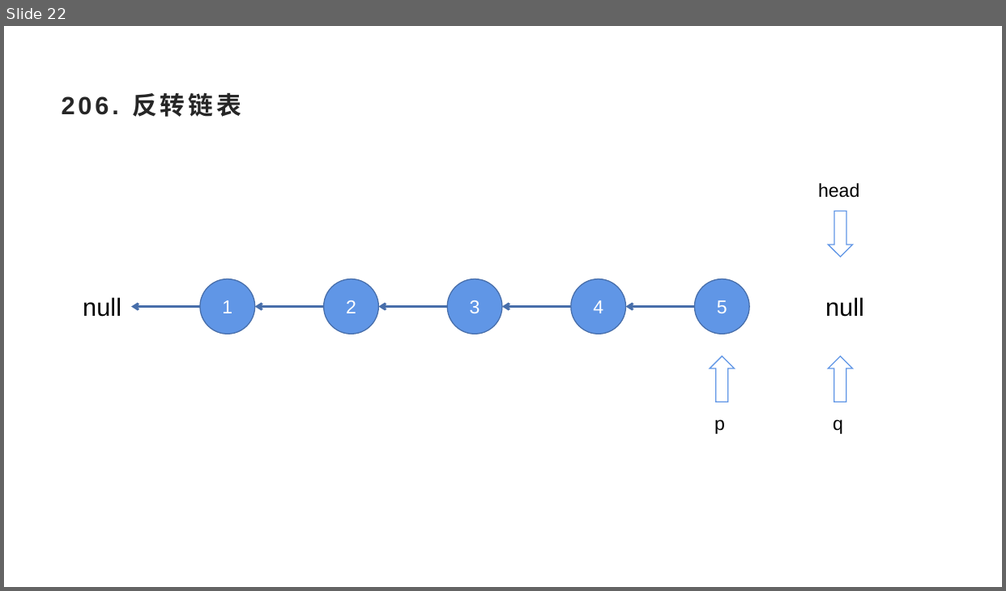
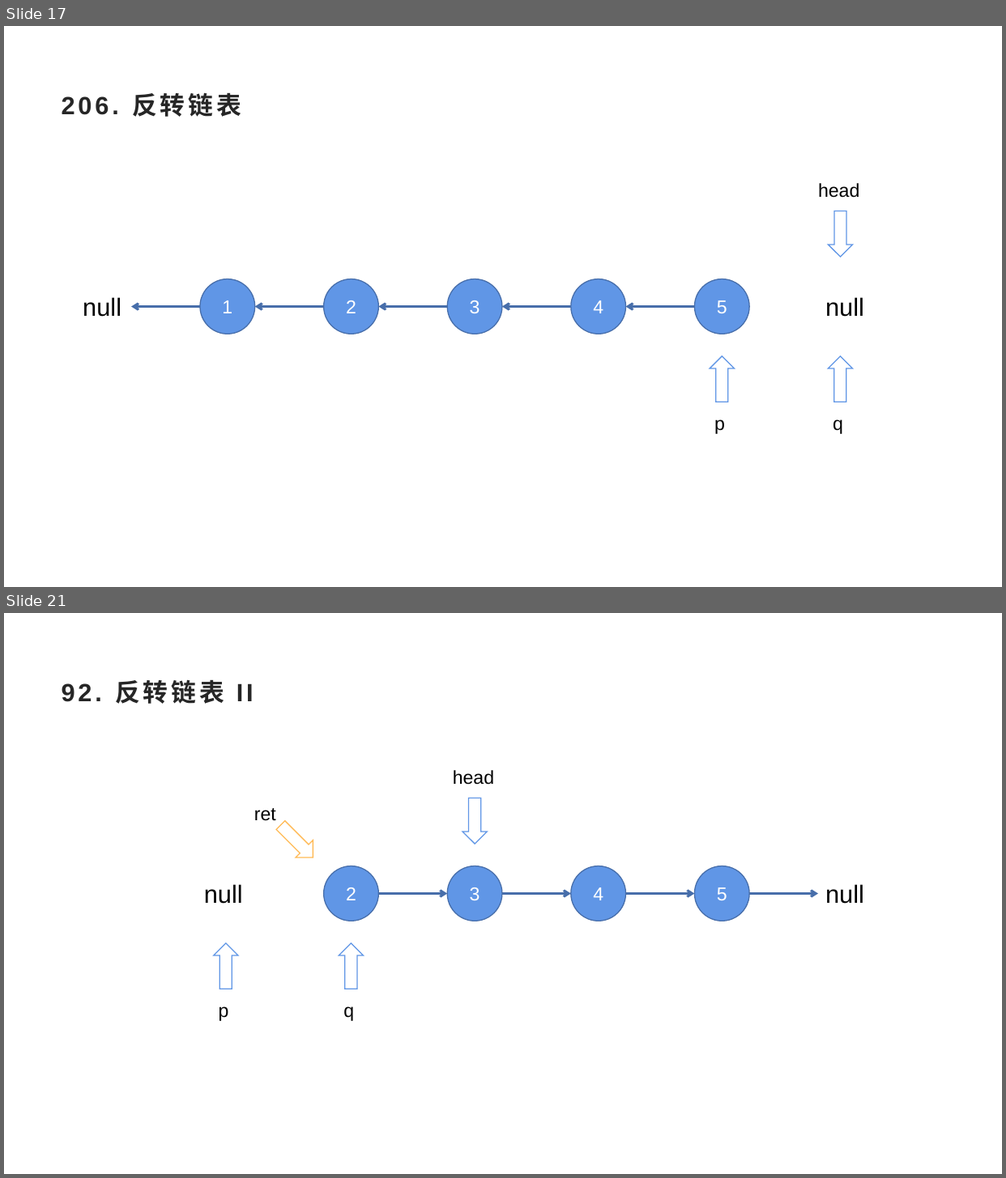
Before and after one commit to jj56313751/weijing-studybook, a slide deck: 算法/数据结构/链表/反转列表系列.pptx. Shown one above the other, each under a label of ours: slide 22 before the commit, slides 17 and 21 after it; the slides between them are not shown. The pictures are 1006x591 and 1006x1178 pixels, drawn with LibreOffice and Linux fonts; fonts in the diff are those of the drawing. Boxes give left, top, right and bottom in pixels: in the first picture for what was removed or moved away, otherwise in the second. Text is boxed around its words. In the diff, an @@ line names an element or a change of style, - is before the commit and + after.

Commit message:
反转列表系列

```diff
--- a/算法/数据结构/链表/反转列表系列.pptx
+++ b/算法/数据结构/链表/反转列表系列.pptx
@@ slide 21 added at bbox=[4, 613, 1002, 1174], background #FFFFFF @@
@@ title added at bbox=[62, 680, 253, 704], 24 pt, text #262626, bold @@
+92. 反转链表 II
@@ text added at bbox=[453, 770, 494, 785], 18 pt, text #000000 @@
+head
@@ up arrow added at bbox=[463, 798, 488, 844], fill #FFFFFF, outline #6096E6 1 pt @@
@@ text added at bbox=[254, 808, 276, 821], 18 pt, text #000000 @@
+ret
@@ up arrow added at bbox=[272, 817, 322, 867], fill #FFFFFF, outline #FFBA55 1 pt @@
@@ ellipse added at bbox=[324, 866, 378, 921], fill #6096E6, outline #476FAA 1 pt, 18 pt, text #FFFFFF @@
+2
@@ ellipse added at bbox=[447, 866, 502, 921], fill #6096E6, outline #476FAA 1 pt, 18 pt, text #FFFFFF @@
+3
@@ ellipse added at bbox=[571, 866, 625, 921], fill #6096E6, outline #476FAA 1 pt, 18 pt, text #FFFFFF @@
+4
@@ ellipse added at bbox=[694, 866, 749, 921], fill #6096E6, outline #476FAA 1 pt, 18 pt, text #FFFFFF @@
+5
@@ text added at bbox=[204, 884, 243, 904], 24 pt, text #000000 @@
+null
@@ arrow added from (378, 894) to (447, 894), #476FAA 2.25 pt @@
@@ arrow added from (503, 894) to (571, 894), #476FAA 2.25 pt @@
@@ arrow added from (626, 894) to (694, 894), #476FAA 2.25 pt @@
@@ arrow added from (750, 894) to (819, 894), #476FAA 2.25 pt @@
@@ text added at bbox=[825, 884, 864, 904], 24 pt, text #000000 @@
+null
@@ up arrow added at bbox=[214, 943, 238, 989], fill #FFFFFF, outline #6096E6 1 pt @@
@@ up arrow added at bbox=[339, 943, 364, 989], fill #FFFFFF, outline #6096E6 1 pt @@
@@ text added at bbox=[219, 1007, 229, 1021], 18 pt, text #000000 @@
+p
@@ text added at bbox=[343, 1007, 354, 1021], 18 pt, text #000000 @@
+q
@@ what was slide 22 is now slide 17 @@
```
Also in this commit, not shown: 6 slides changed, 7 other slides added, 6 other files.
